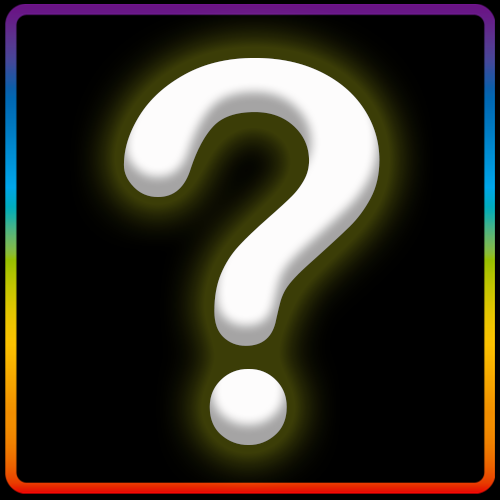
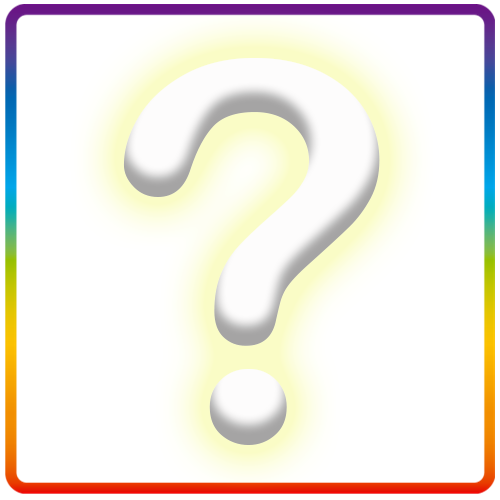
The second 500×500 image is a revision of the first. Changes to its layers:
hid "Calque 2" over bbox(0, 0, 500, 500)
